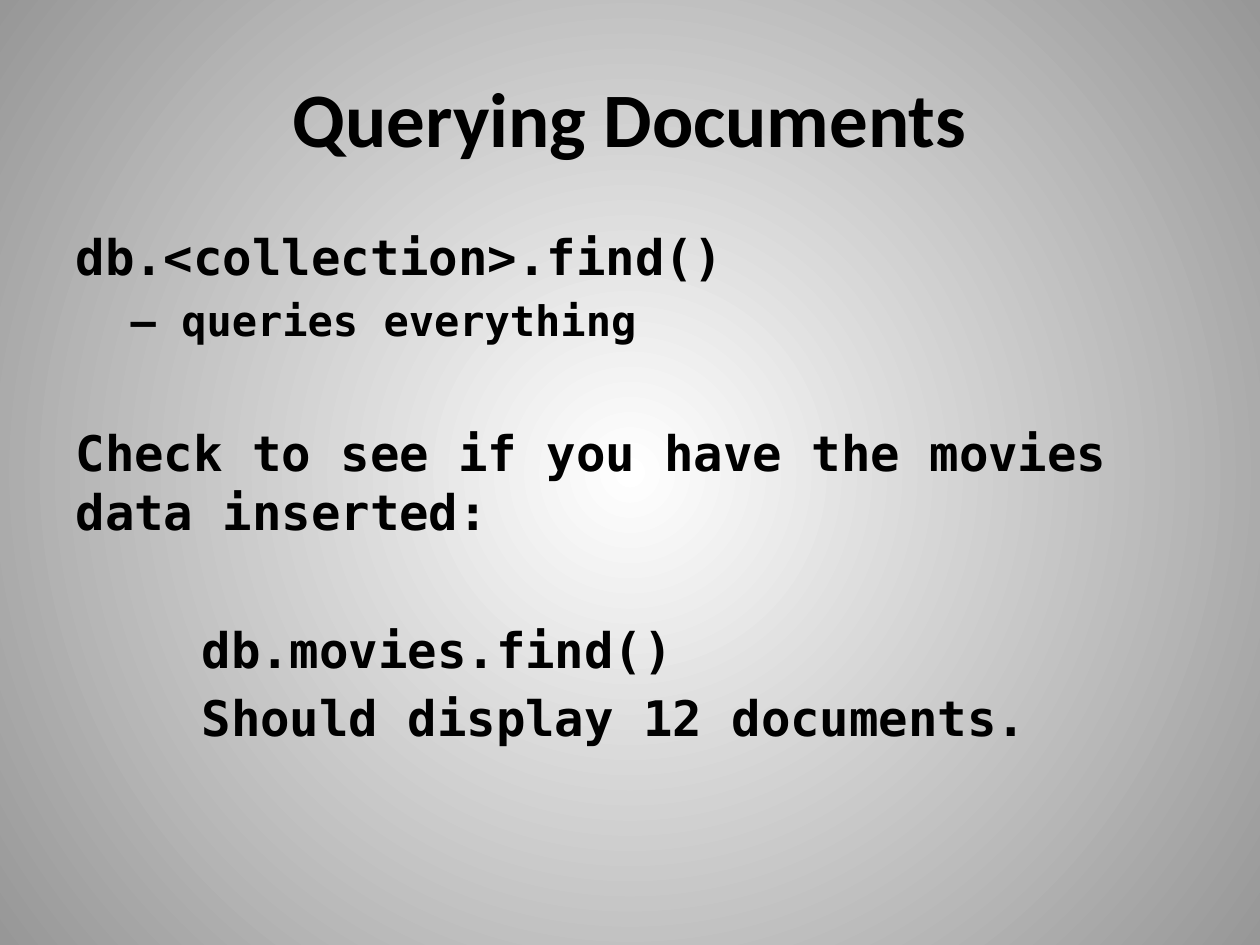
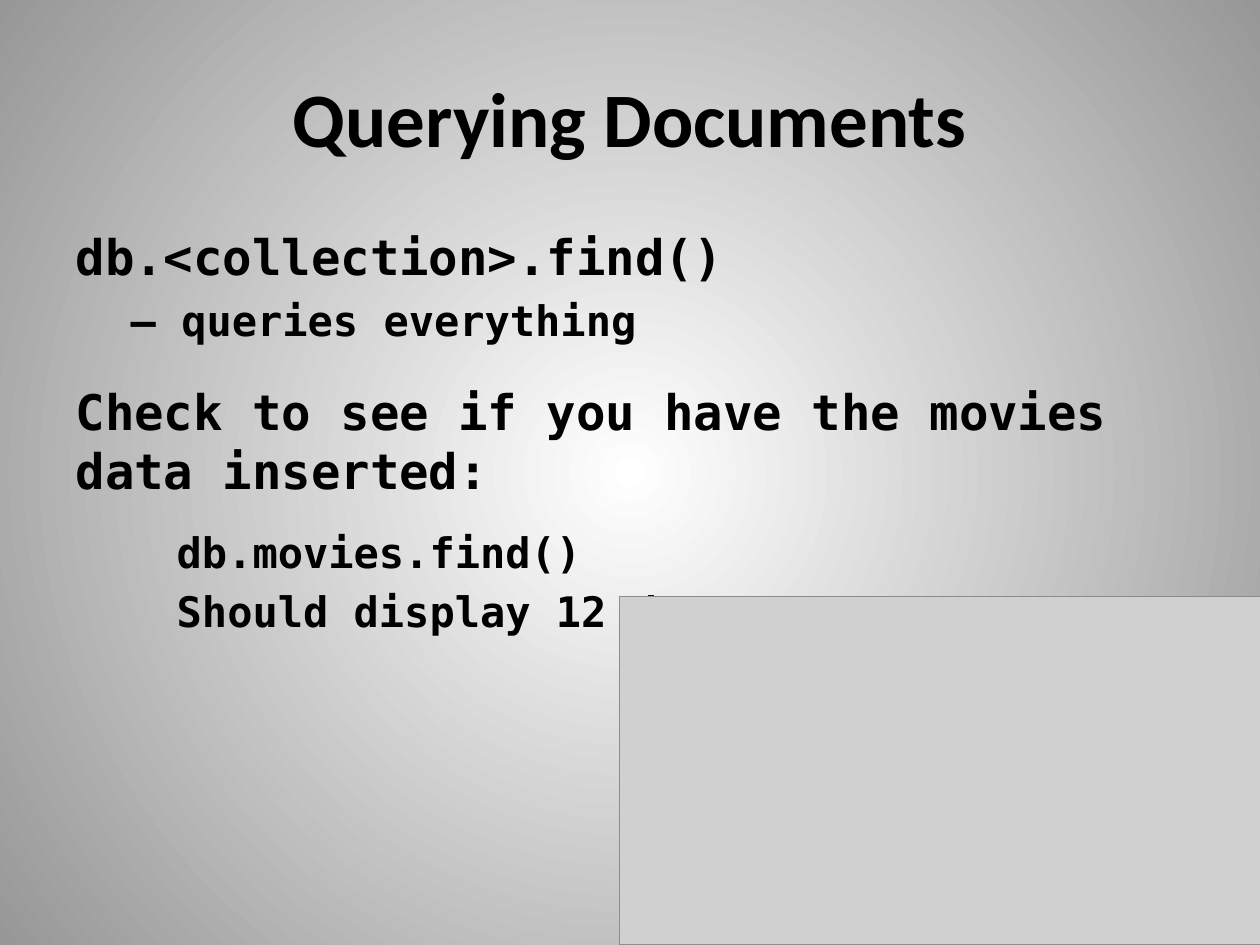
Before and after one commit to dvanvali/mongoDbPresentation, a slide deck: slide 14 of MongoDB.pptx (slide 11 before the commit). Drawn at 1260x945 pixels with LibreOffice and Linux fonts; fonts in the diff are those of the drawing; grey boxes stand for pictures. Boxes give left, top, right and bottom in pixels: in the first picture for what was removed or moved away, otherwise in the second. Text is boxed around its words. In the diff, an @@ line names an element or a change of style, - is before the commit and + after.

```diff
--- a/MongoDB.pptx
+++ b/MongoDB.pptx
@@ text at [177, 534, 885, 636]: size 28 to 24 pt in "db.movies.find()", "Should display 12 documents." @@
@@ picture added at [620, 596, 1260, 945] @@
```
Also in this commit, not shown: 1 other slide changed, 3 slides added, 1 other file.
